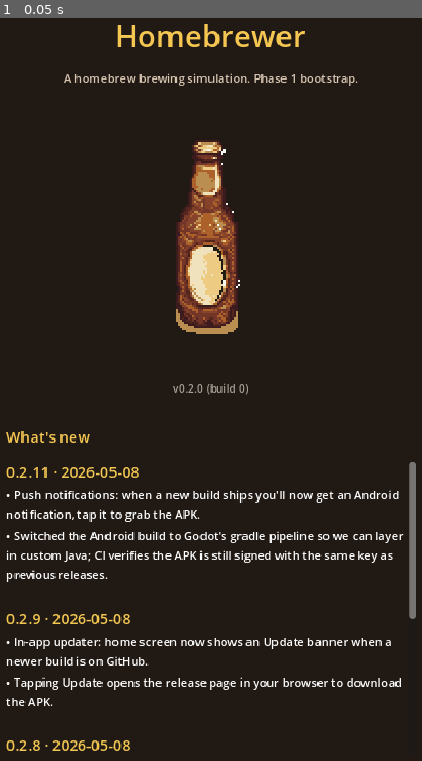
Above: before the commit, frame 1.
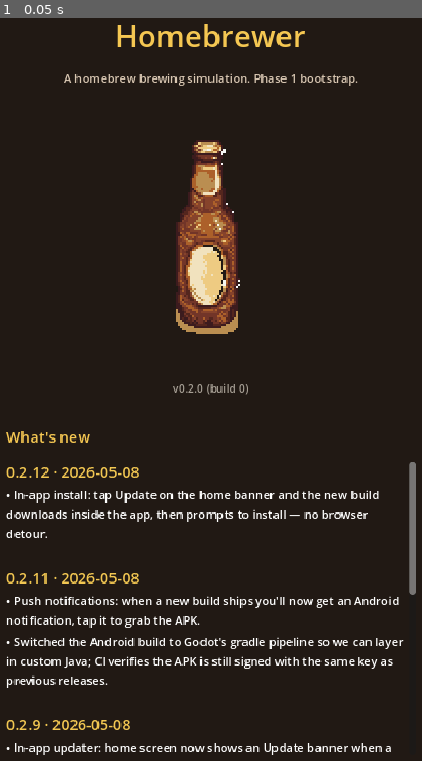
Above: after the commit, the same moment.

Repository: Shadaeiou/homebrewer
Game: Godot game, scene res://scenes/main.tscn
The game is run twice, just before and just after one commit, with the same random seed, the same clock (stepped at 60 frames per second) and the same inputs.
Inputs:
- Up to frame 1 (0.05 s): no input

The runs differ from the first frame. In frame 1, 6.3% of the frame differs, in the area x 1-99%, y 60-100%.

Commit message:
Phase 2C: in-app install via DownloadManager + install intent
Update button now downloads the APK in-process and fires the system
package installer, instead of opening the GitHub release page in a
browser.

- Installer (Java) wraps DownloadManager.enqueue + a download-complete
  BroadcastReceiver. On success it builds a content URI through our
  FileProvider and launches Intent.ACTION_VIEW with the
  application/vnd.android.package-archive MIME so Android's installer
  takes over. App context is captured at startup by HomebrewerInit so
  the static API doesn't need an Activity.
- file_paths.xml + FileProvider declared in the manifest (authority
  com.shadaeiou.homebrewer.fileprovider).
- REQUEST_INSTALL_PACKAGES permission added; on first install the
  user grants "install unknown apps" once and then it's silent.
- Updater pulls each release's homebrewer.apk asset URL out of the
  GitHub releases JSON and exposes it as `latest_apk_url`. New
  install_update() method calls Installer via JavaClassWrapper on
  Android, falls back to open_release_page() in editor/desktop where
  the Java class isn't loaded.

The FCM notification still opens the release page in a browser; that
path will get the same in-app install treatment in a follow-up.

Co-Authored-By: Claude Opus 4.7 (1M context) <noreply@anthropic.com>

Diff:
--- a/godot/data/changelog.json
+++ b/godot/data/changelog.json
@@ -1,4 +1,11 @@
 [
+  {
+    "version": "0.2.12",
+    "date": "2026-05-08",
+    "bullets": [
+      "In-app install: tap Update on the home banner and the new build downloads inside the app, then prompts to install — no browser detour."
+    ]
+  },
   {
     "version": "0.2.11",
     "date": "2026-05-08",
--- a/godot/scripts/main.gd
+++ b/godot/scripts/main.gd
@@ -10,7 +10,7 @@
 	version_label.text = Version.full()
 	_render_changelog()
 	Updater.update_available.connect(_on_update_available)
-	update_button.pressed.connect(Updater.open_release_page)
+	update_button.pressed.connect(Updater.install_update)
 
 func _on_update_available(latest_name: String, latest_code: int, _release_url: String) -> void:
 	update_label.text = "Update available: v%s (build %d)" % [latest_name, latest_code]
--- a/godot/systems/updater.gd
+++ b/godot/systems/updater.gd
@@ -11,6 +11,8 @@
 
 const RELEASES_URL := "https://api.github.com/repos/Shadaeiou/homebrewer/releases?per_page=10"
 
+const APK_ASSET_NAME := "homebrewer.apk"
+
 signal update_available(latest_name: String, latest_code: int, release_url: String)
 signal update_check_finished(found: bool)
 
@@ -18,6 +20,7 @@
 var latest_name: String = ""
 var latest_code: int = 0
 var latest_url: String = ""
+var latest_apk_url: String = ""
 
 func _ready() -> void:
 	_http = HTTPRequest.new()
@@ -53,6 +56,7 @@
 	var best_code := 0
 	var best_name := ""
 	var best_url := ""
+	var best_apk_url := ""
 	for entry in parsed:
 		if typeof(entry) != TYPE_DICTIONARY:
 			continue
@@ -65,6 +69,11 @@
 			best_code = code
 			best_name = parsed_pair["name"]
 			best_url = entry.get("html_url", "")
+			best_apk_url = ""
+			for asset in entry.get("assets", []):
+				if typeof(asset) == TYPE_DICTIONARY and asset.get("name", "") == APK_ASSET_NAME:
+					best_apk_url = asset.get("browser_download_url", "")
+					break
 
 	if best_code == 0:
 		update_check_finished.emit(false)
@@ -73,6 +82,7 @@
 	latest_name = best_name
 	latest_code = best_code
 	latest_url = best_url
+	latest_apk_url = best_apk_url
 
 	if best_code > Version.version_code:
 		update_available.emit(best_name, best_code, best_url)
@@ -95,3 +105,16 @@
 	if latest_url.is_empty():
 		return
 	OS.shell_open(latest_url)
+
+## On Android, downloads the APK via DownloadManager and fires the system
+## install intent so the user updates without leaving the app. On other
+## platforms (and as a fallback if the Java helper isn't available — e.g.
+## the editor or a desktop preview) opens the release page in a browser.
+func install_update() -> void:
+	if OS.get_name() == "Android" and not latest_apk_url.is_empty():
+		var Installer = JavaClassWrapper.wrap("com.shadaeiou.homebrewer.Installer")
+		if Installer != null:
+			Installer.start(latest_apk_url, latest_name)
+			return
+		push_warning("Updater: Installer class not found, falling back to browser")
+	open_release_page()
Not shown, changed: godot/addons/firebase_messaging/firebase_export_plugin.gd
Not shown, added: godot/android/build_overlay/app/res/xml/file_paths.xml
Not shown, changed: godot/android/build_overlay/app/src/com/shadaeiou/homebrewer/HomebrewerInit.java
Not shown, added: godot/android/build_overlay/app/src/com/shadaeiou/homebrewer/Installer.java
